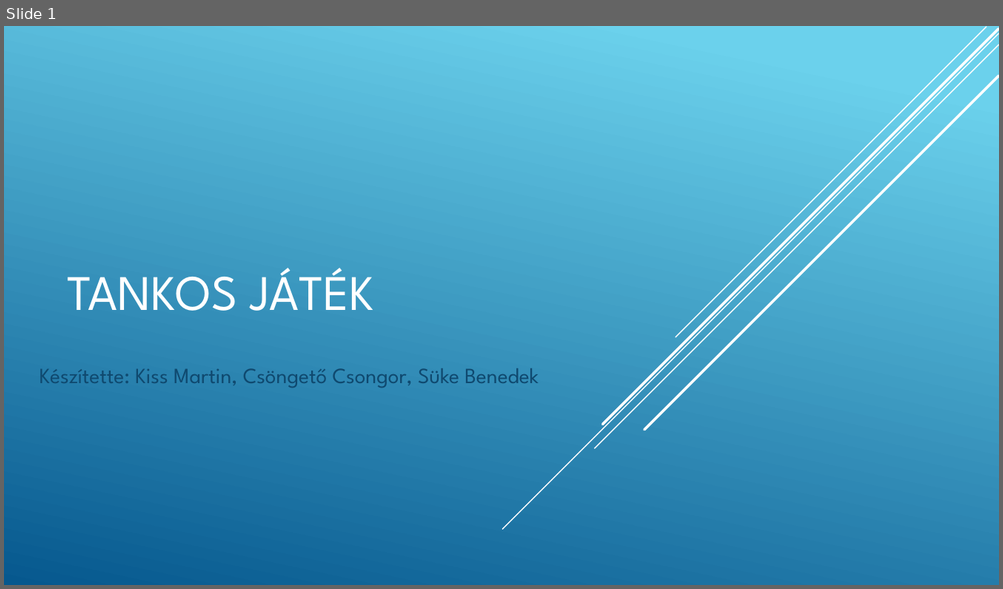
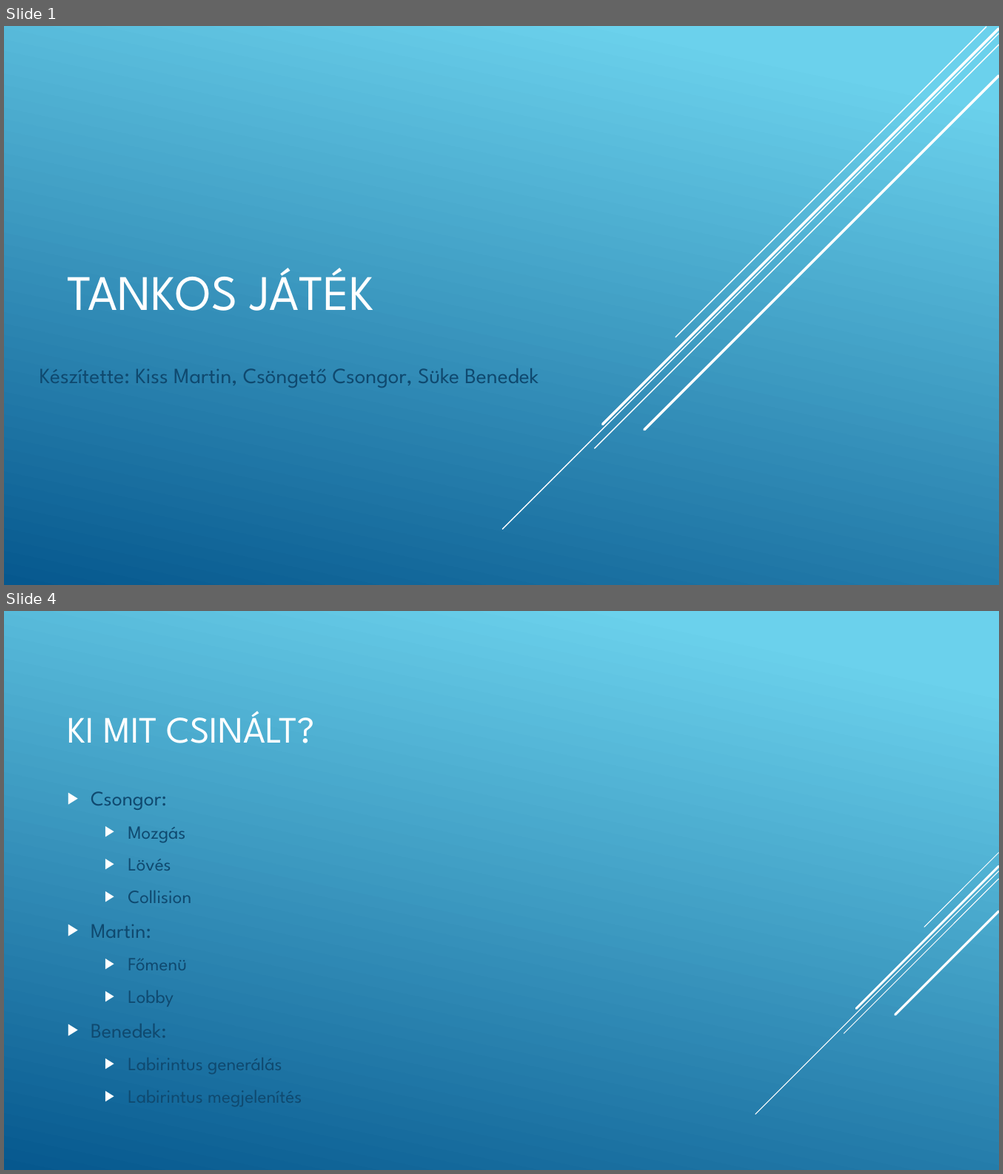
Before and after one commit to sukebenedek/TankyShooty, a slide deck: TankyShooty/TankyShooty/prezentáció.pptx. Shown one above the other, each under a label of ours: slide 1 before the commit, slides 1 and 4 after it; the slides between them are not shown. The pictures are 1003x589 and 1003x1174 pixels, drawn with LibreOffice and Linux fonts; fonts in the diff are those of the drawing. Boxes give left, top, right and bottom in pixels: in the first picture for what was removed or moved away, otherwise in the second. Text is boxed around its words. In the diff, an @@ line names an element or a change of style, - is before the commit and + after.

```diff
--- a/TankyShooty/TankyShooty/prezentáció.pptx
+++ b/TankyShooty/TankyShooty/prezentáció.pptx
@@ slide 4 added at [4,611,999,1170], background gradient #6ED2EB to #06588E @@
@@ title added at [68,711,315,743], 36 pt, text #FFFFFF @@
+KI MIT CSINÁLT?
@@ text added at [91,792,282,1074], 18 pt, text #0F496F @@
+▶ Csongor:
+  ▶ Mozgás
+  ▶ Lövés
+  ▶ Collision
+▶ Martin:
+  ▶ Főmenü
+  ▶ Lobby
+▶ Benedek:
+  ▶ Labirintus generálás
+  ▶ Labirintus megjelenítés
@@ group added at [755,853,999,1115]: 5 lines @@
```
Also in this commit, not shown: 1 slide changed, 2 other slides added, 8 other files.
